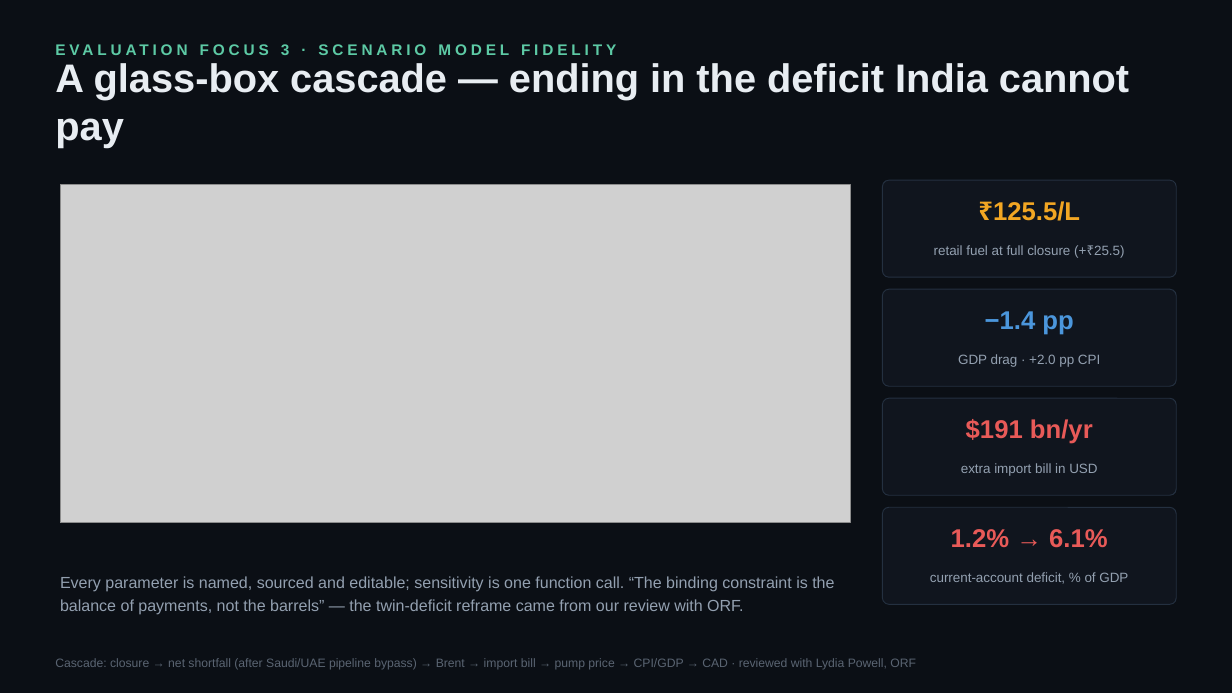
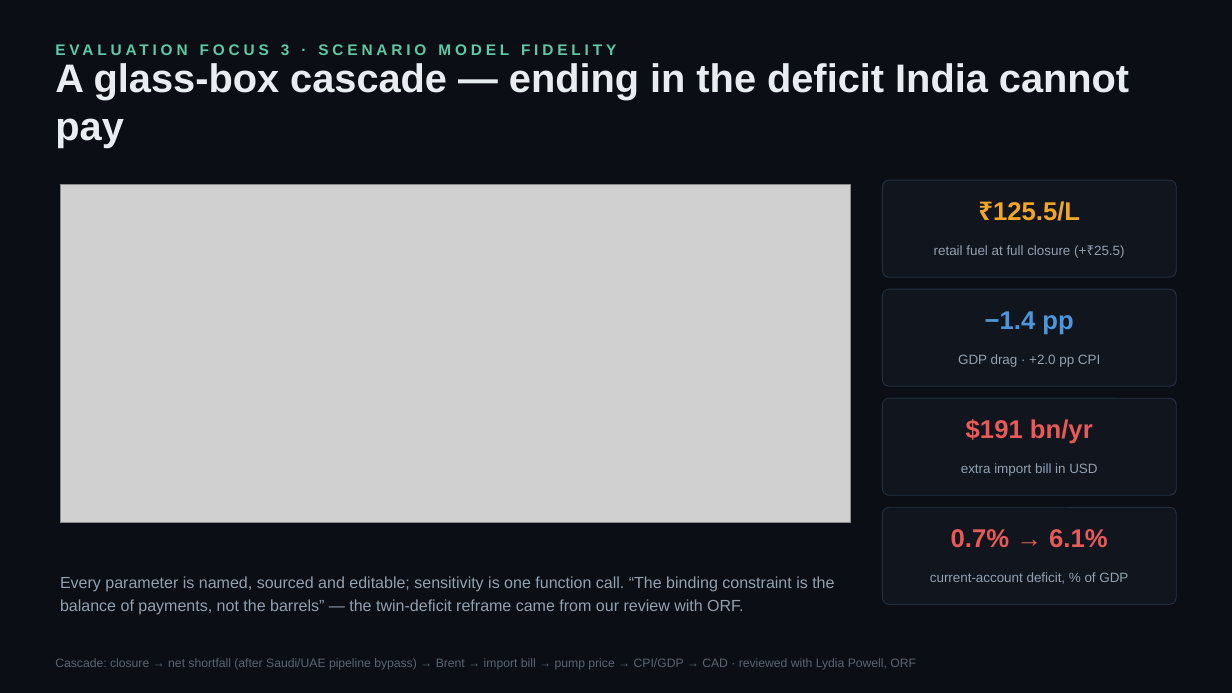
Before and after one commit to PureGenius369/Karnadhar, a slide deck: slide 8 of deliverables/KARNADHAR_Deck.pptx. Drawn at 1232x693 pixels with LibreOffice and Linux fonts; fonts in the diff are those of the drawing; grey boxes stand for pictures. Boxes give left, top, right and bottom in pixels: in the first picture for what was removed or moved away, otherwise in the second. Text is boxed around its words. In the diff, an @@ line names an element or a change of style, - is before the commit and + after.

```diff
--- a/deliverables/KARNADHAR_Deck.pptx
+++ b/deliverables/KARNADHAR_Deck.pptx
@@ text at (951, 529, 1108, 548): text changed @@
-1.2% → 6.1%
+0.7% → 6.1%
```
Also in this commit, not shown: 2 other slides changed, 17 other files.
